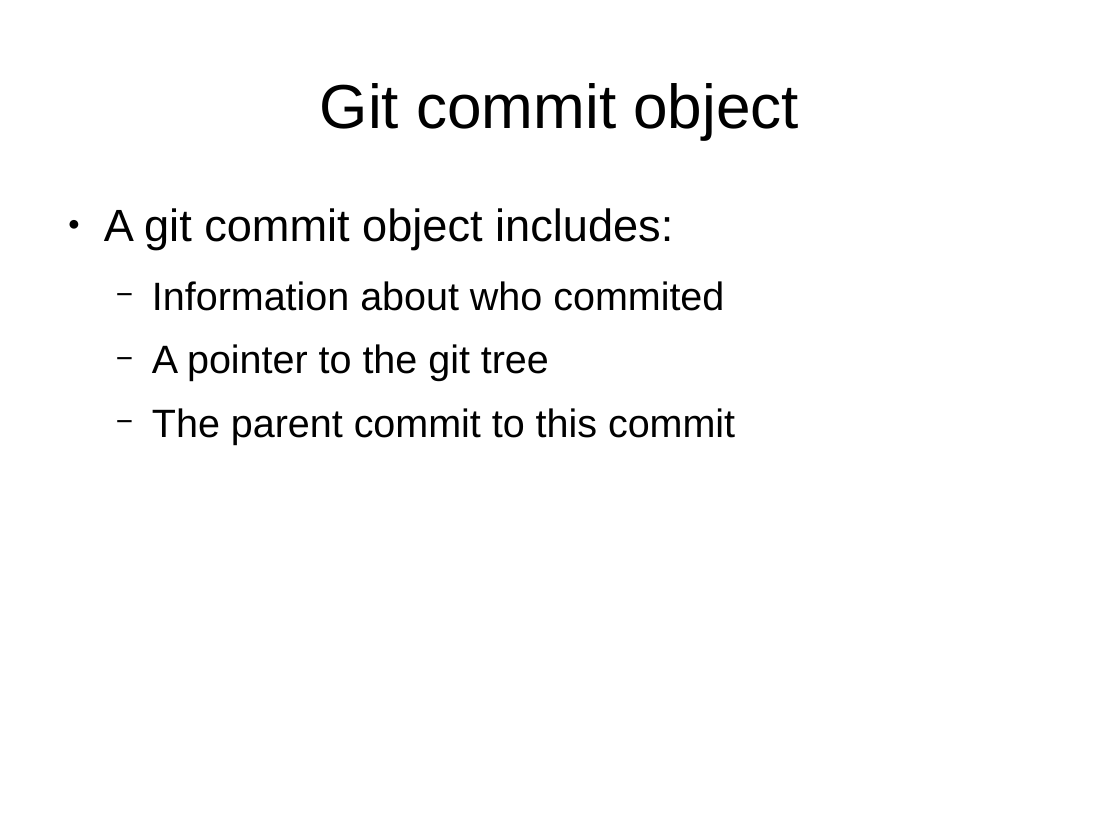
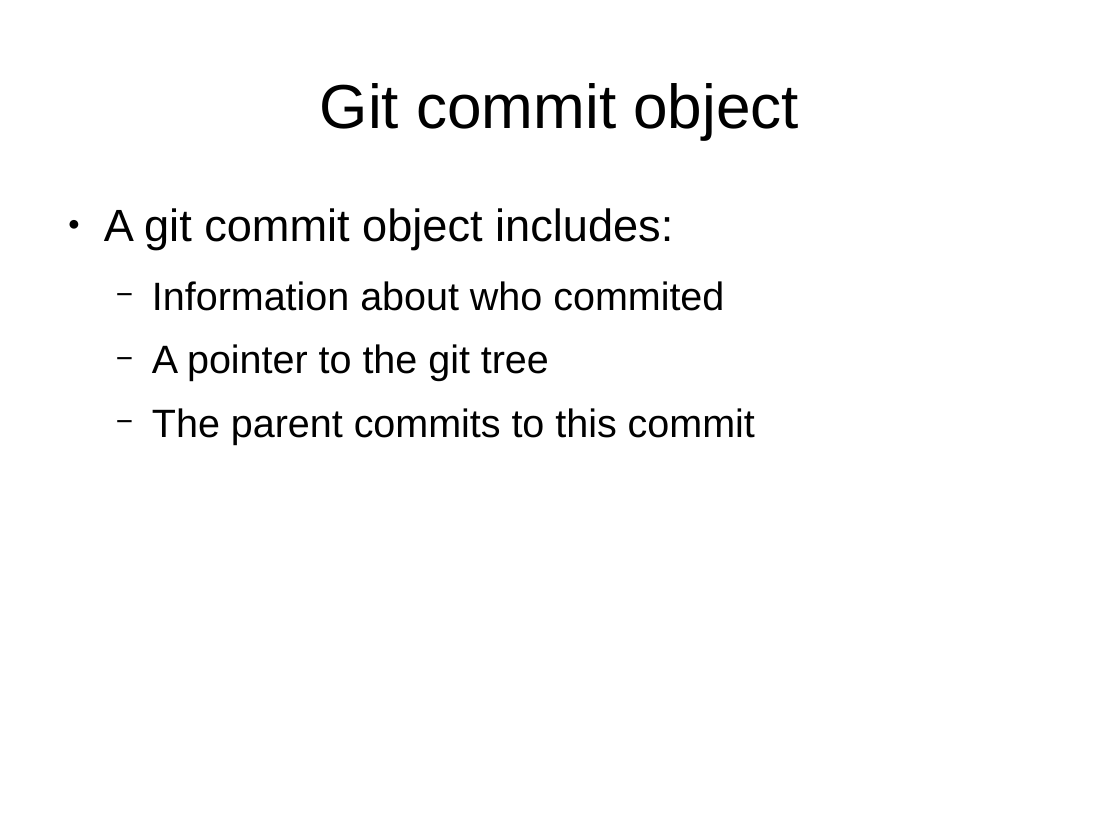
Before and after one commit to aminhjz-old/learngitthehardway, a slide deck: slide 11 of learngitthehardway.odp (slide 10 before the commit). Drawn at 1120x840 pixels with LibreOffice and Linux fonts; fonts in the diff are those of the drawing. Boxes give left, top, right and bottom in pixels: in the first picture for what was removed or moved away, otherwise in the second. Text is boxed around its words. In the diff, an @@ line names an element or a change of style, - is before the commit and + after.

```diff
--- a/learngitthehardway.odp
+++ b/learngitthehardway.odp
@@ text at box(152, 408, 755, 444): text changed @@
-  − The parent commit to this commit
+  − The parent commits to this commit
```
Also in this commit, not shown: 4 other slides changed, 3 slides added, 1 other file.
